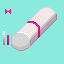
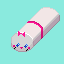
Comparing the layer stacks of the two 64 × 64 images. Changes:
added layer "Nose and mouth" above "Eyes" over (13, 45, 30, 51)
added layer "Eyes" above "Bow" over (16, 43, 28, 48)
added layer "Bow" above "Marie" over (18, 31, 25, 37)
painted on "Marie" over (3, 8, 60, 52)
